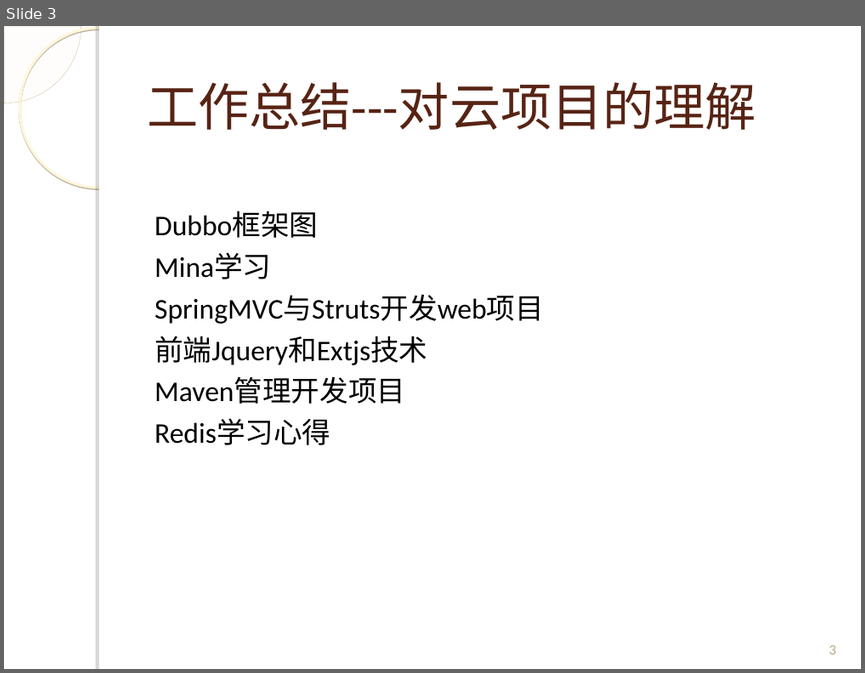
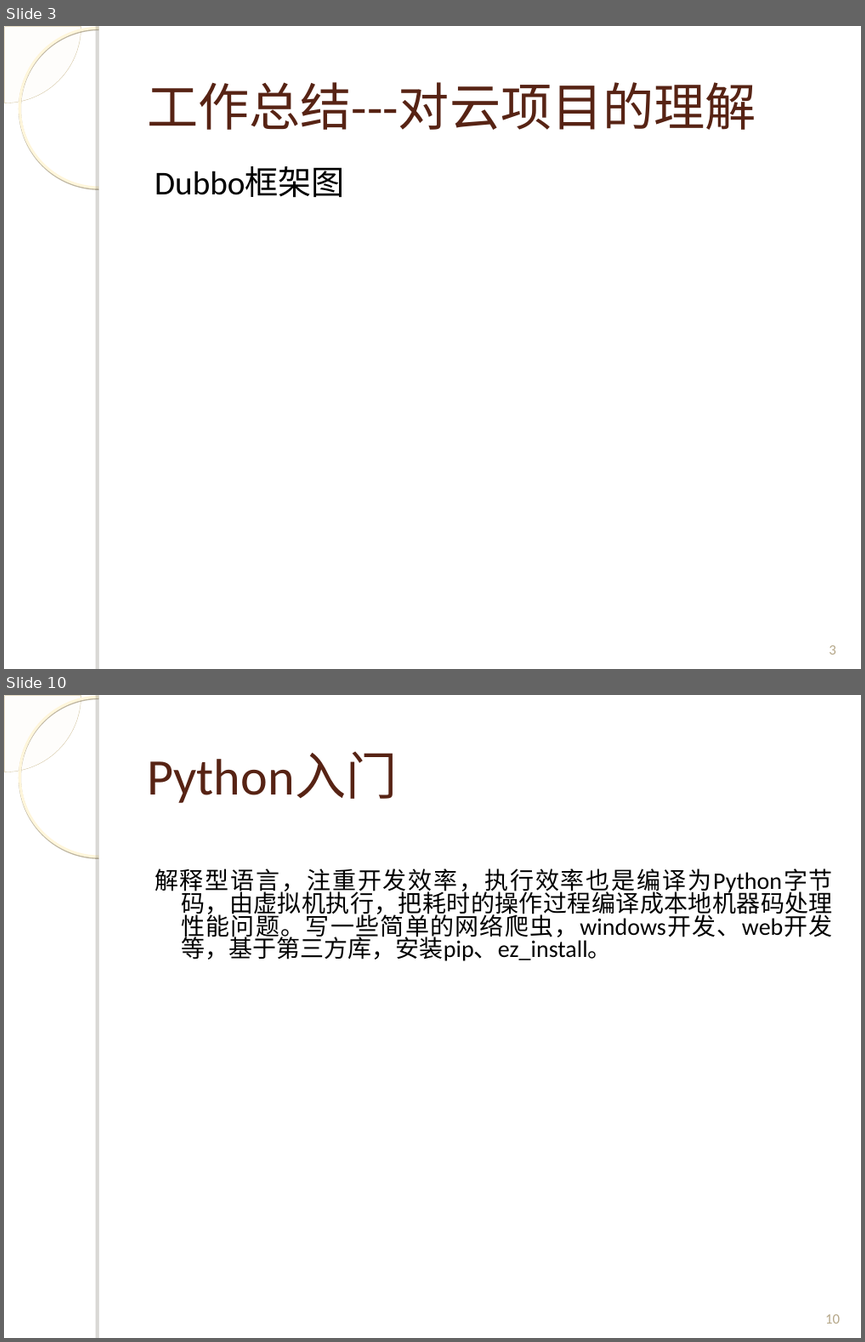
Before and after one commit to Spectrumleeee/Works, a slide deck: document/转正答辩_云平台部_黎光谱.ppt. Shown one above the other, each under a label of ours: slide 3 before the commit, slides 3 and 10 after it; the slides between them are not shown. The pictures are 865x673 and 865x1342 pixels, drawn with LibreOffice and Linux fonts; fonts in the diff are those of the drawing; background and template pictures are left out. Boxes give left, top, right and bottom in pixels: in the first picture for what was removed or moved away, otherwise in the second. Text is boxed around its words. In the diff, an @@ line names an element or a change of style, - is before the commit and + after.

```diff
--- a/document/转正答辩_云平台部_黎光谱.ppt
+++ b/document/转正答辩_云平台部_黎光谱.ppt
@@ slide 10 added at [4,695,861,1338], background picture (left out); not listed: 4 template elements that a slide beside it also shows @@
@@ title added at [147,752,397,803], 43 pt, text #572314 @@
+Python入门
@@ text added at [154,868,833,961], 20 pt, text #000000 @@
+解释型语言，注重开发效率，执行效率也是编译为Python字节码，由虚拟机执行，把耗时的操作过程编译成本地机器码处理性能问题。写一些简单的网络爬虫，windows开发、web开发等，基于第三方库，安装pip、ez_install。
@@ page number added at [825,1314,840,1323], 12 pt, text #B5A788 @@
+10
@@ slide 3 changed as well @@
@@ freeform shape at [4,26,80,102]: outline redrawn @@
@@ ellipse at [19,28,179,188]: shadow changed @@
@@ text "Dubbo框架图" at [154,166,345,198]: size 24 to 28 pt; line spacing 1 to 0.9 @@
@@ text at [154,254,544,445]: paragraphs removed @@
-Mina学习
-SpringMVC与Struts开发web项目
-前端Jquery和Extjs技术
-Maven管理开发项目
-Redis学习心得
```
Also in this commit, not shown: 6 other slides changed, 6 other slides added, 1 other file.
